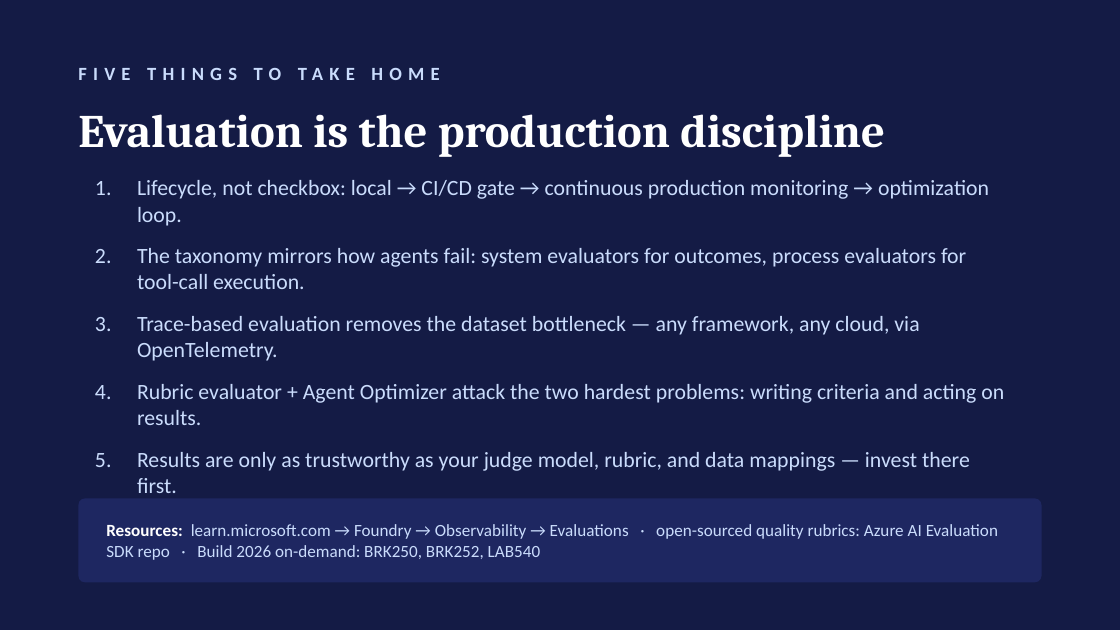
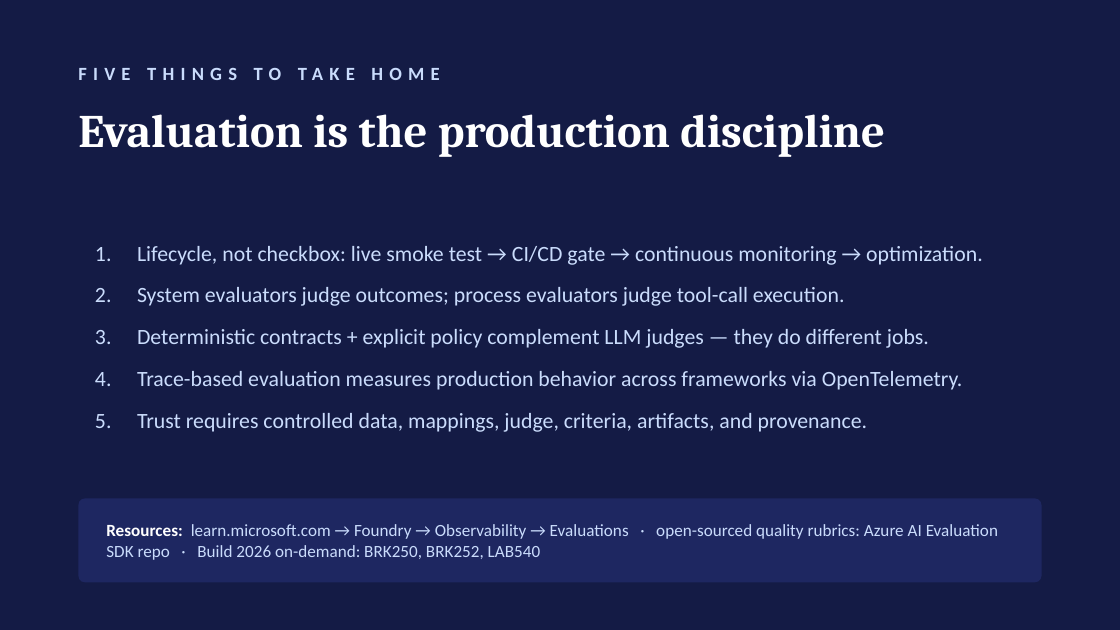
Before and after one commit to jplummer01/foundry-evaluations-workshop, a slide deck: slide 22 of slides/foundry-evals-workshop-deck.pptx (slide 21 before the commit). Drawn at 1120x630 pixels with LibreOffice and Linux fonts; fonts in the diff are those of the drawing. Boxes give left, top, right and bottom in pixels: in the first picture for what was removed or moved away, otherwise in the second. Text is boxed around its words. In the diff, an @@ line names an element or a change of style, - is before the commit and + after.

Commit message:
feat: bring model migration evaluation strategy to life
- export normalized Foundry evaluation artifacts and provenance
- add deterministic contract checks and offline promotion policies
- enhance datasets and CI comparison workflows
- document live smoke testing and migration lab workflows
- update workshop deck with evidence, gating, and migration guidance

```diff
--- a/slides/foundry-evals-workshop-deck.pptx
+++ b/slides/foundry-evals-workshop-deck.pptx
@@ text at <box>137,246,983,432</box>: text changed @@
-1. Lifecycle, not checkbox: local → CI/CD gate → continuous production monitoring → optimization loop.
-2. The taxonomy mirrors how agents fail: system evaluators for outcomes, process evaluators for tool-call execution.
-3. Trace-based evaluation removes the dataset bottleneck — any framework, any cloud, via OpenTelemetry.
-4. Rubric evaluator + Agent Optimizer attack the two hardest problems: writing criteria and acting on results.
-5. Results are only as trustworthy as your judge model, rubric, and data mappings — invest there first.
+1. Lifecycle, not checkbox: live smoke test → CI/CD gate → continuous monitoring → optimization.
+2. System evaluators judge outcomes; process evaluators judge tool-call execution.
+3. Deterministic contracts + explicit policy complement LLM judges — they do different jobs.
+4. Trace-based evaluation measures production behavior across frameworks via OpenTelemetry.
+5. Trust requires controlled data, mappings, judge, criteria, artifacts, and provenance.
```
Also in this commit, not shown: 4 other slides changed, 1 slide added.
